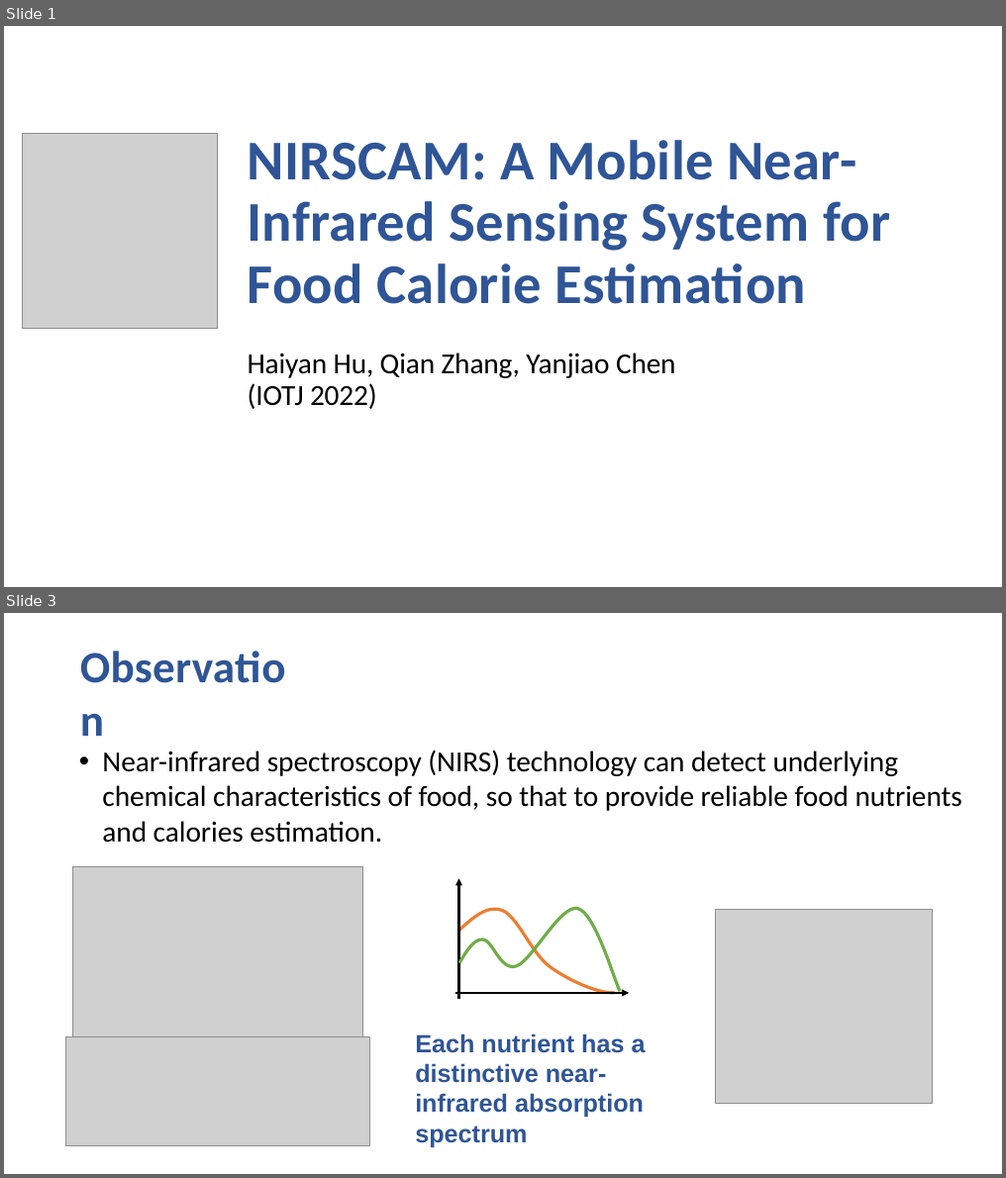
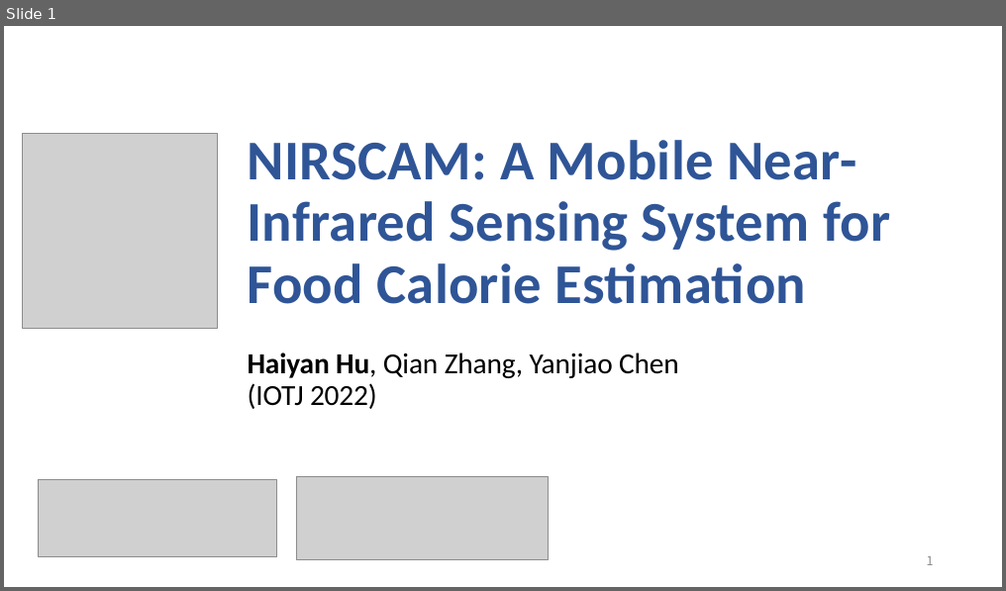
Before and after one commit to hyanhu/hyanhu.github.io, a slide deck: files/NIRSCAM.pptx. Shown one above the other, each under a label of ours: slides 1 and 3 before the commit, slide 1 after it; the slides between them are not shown. The pictures are 1006x1178 and 1006x591 pixels, drawn with LibreOffice and Linux fonts; fonts in the diff are those of the drawing; grey boxes stand for pictures. Boxes give left, top, right and bottom in pixels: in the first picture for what was removed or moved away, otherwise in the second. Text is boxed around its words. In the diff, an @@ line names an element or a change of style, - is before the commit and + after.

```diff
--- a/files/NIRSCAM.pptx
+++ b/files/NIRSCAM.pptx
@@ slide 3 removed at box(4, 613, 1002, 1174), background #FFFFFF @@
@@ title removed at box(79, 663, 310, 719) @@
-Observation
@@ text removed at box(102, 750, 962, 843) @@
-• Near-infrared spectroscopy (NIRS) technology can detect underlying chemical characteristics of food, so that to provide reliable food nutrients and calories estimation.
@@ picture removed at box(73, 867, 363, 1038) @@
@@ arrow removed from (459, 999) to (459, 878) @@
@@ freeform shape removed at box(459, 909, 615, 993) @@
@@ freeform shape removed at box(460, 909, 620, 992) @@
@@ picture removed at box(716, 909, 933, 1104) @@
@@ arrow removed from (455, 993) to (629, 993) @@
@@ picture removed at box(66, 1038, 370, 1147) @@
@@ text removed at box(415, 1034, 646, 1148) @@
-Each nutrient has a distinctive near-infrared absorption spectrum
@@ slide 1 changed as well @@
@@ title "NIRSCAM: A Mobile Near-Infrared Sensing ..." at box(248, 140, 890, 409): bold on in "Haiyan Hu," @@
@@ picture added at box(38, 480, 277, 557) @@
@@ picture added at box(297, 476, 549, 561) @@
@@ page number added at box(927, 557, 934, 566), 12 pt, text #8C8C8C @@
+1
```
Also in this commit, not shown: 2 other slides changed, 9 slides added, 2 other slides removed, 1 other file.
